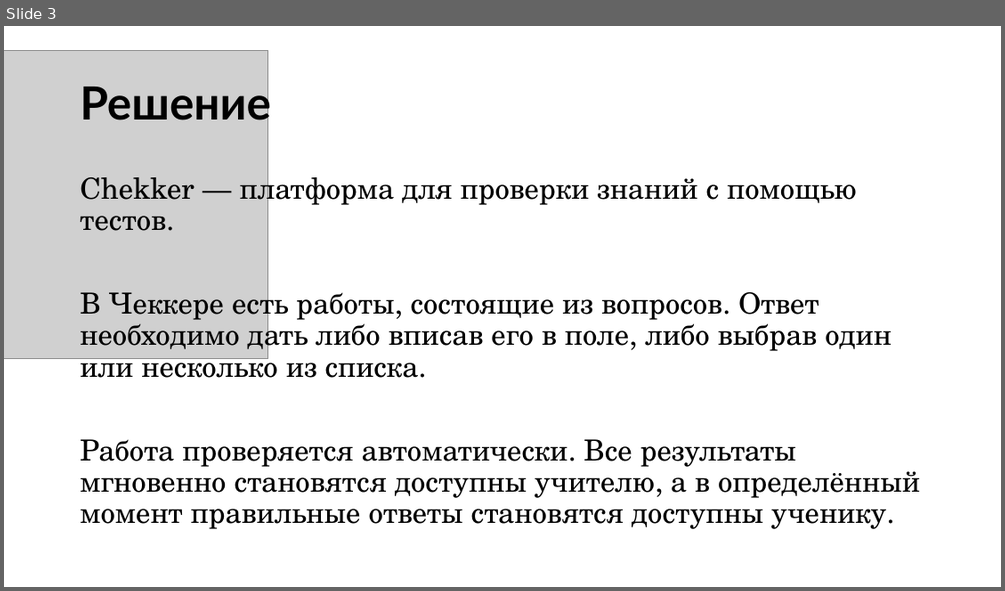
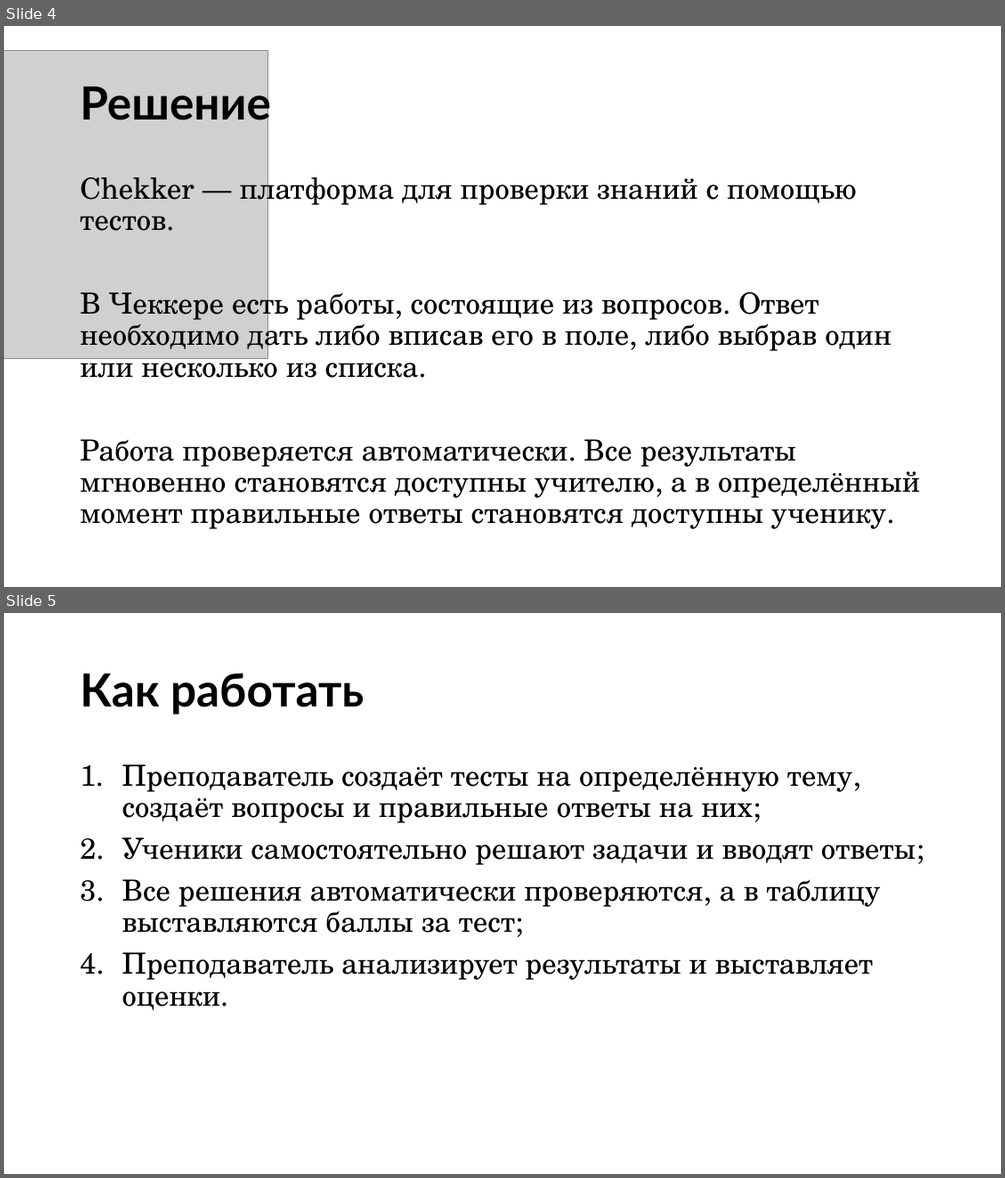
Before and after one commit to adamarutyunov/Chekker, a slide deck: docs/Chekker.pptx. Shown one above the other, each under a label of ours: slide 3 before the commit, slides 4 and 5 after it. The pictures are 1005x591 and 1005x1178 pixels, drawn with LibreOffice and Linux fonts; fonts in the diff are those of the drawing; grey boxes stand for pictures. Boxes give left, top, right and bottom in pixels: in the first picture for what was removed or moved away, otherwise in the second. Text is boxed around its words. In the diff, an @@ line names an element or a change of style, - is before the commit and + after.

```diff
--- a/docs/Chekker.pptx
+++ b/docs/Chekker.pptx
@@ slide 5 added at (4,613,1001,1174), background #FFFFFF @@
@@ title added at (80,673,364,714), 44 pt, text #000000, bold @@
+Как работать
@@ text added at (122,764,915,1010), 28 pt, text #000000 @@
+1. Преподаватель создаёт тесты на определённую тему, создаёт вопросы и правильные ответы на них;
+2. Ученики самостоятельно решают задачи и вводят ответы;
+3. Все решения автоматически проверяются, а в таблицу выставляются баллы за тест;
+4. Преподаватель анализирует результаты и выставляет оценки.
@@ what was slide 3 is now slide 4 @@
```
Also in this commit, not shown: 1 slide changed, 5 other slides added, 2 slides removed.
